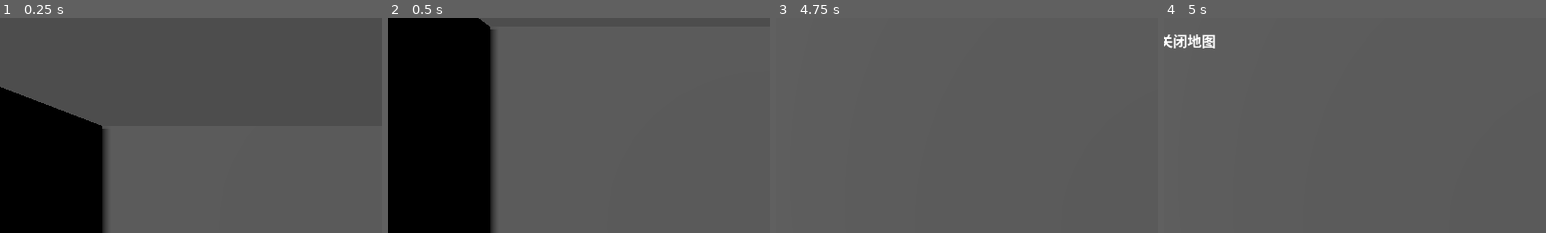
Above: before the commit, frames 1-4 (left to right).
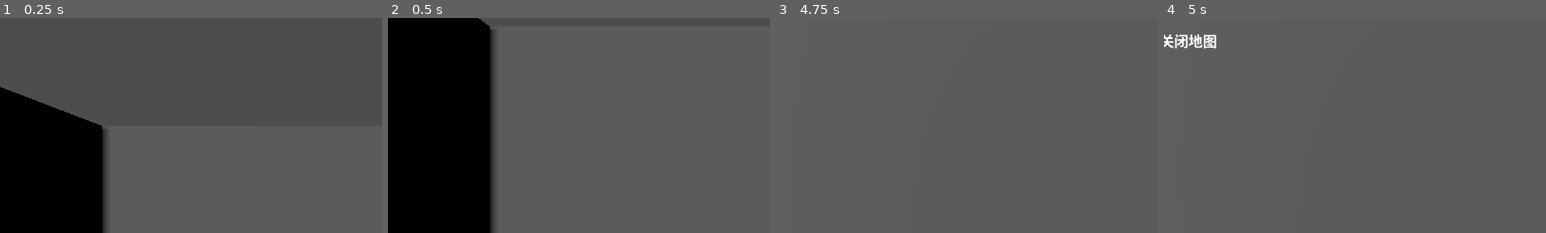
Above: after the commit, the same moments.

Repository: kenny0302/godot_sample
Game: Godot game, scene res://Main.tscn
Two runs of this game, one before a commit and one after it. Both use one fixed random seed, a clock stepped at 60 frames per second and the inputs below.
Inputs (mouse positions are % of the whole screen's width and height, from its top left):
- Up to frame 1 (0.25 s): no input
- Up to frame 2 (0.5 s): no input
- Up to frame 3 (4.75 s): tap Enter at 0.5, 2, 3.5 s; move the mouse to (55, 50) at 0.52 s; hold W (move_forward) from 0.53 s (still down); click (55, 50) at 0.67 s; tap Space at 1.25, 2.75, 4.25 s; move the mouse to (45, 50) at 1.27 s; move the mouse to (52, 48) at 2.02 s; move the mouse to (49, 52) at 2.77 s; click (49, 52) at 2.92 s; move the mouse to (57, 51) at 3.52 s; tap Q (close_minimap, bound only before the commit) at 4.15 s; move the mouse to (42, 49) at 4.27 s
- Up to frame 4 (5 s): keep holding W (move_forward); tap M (toggle_minimap) at 4.9 s
The pictures show only the part of the screen within x 0-50%, y 0-50%; the shares and areas given below are measured in that part.

Frames 1-3 are identical in both runs. In frame 4, 0.6% of the frame differs, in the area x 0-14%, y 7-15%.

Commit message:
修正小地图控制：M键切换开关
修改内容：
1. Minimap.gd
   - 恢复M键的toggle功能（开关切换）
   - 移除单独的open/close函数
   - 更新提示文字："按 M 键关闭地图"

2. project.godot
   - 移除close_minimap输入映射（Q键）
   - 保留toggle_minimap（M键）

3. README.md
   - 更新操作说明：M键开关全屏小地图
   - 移除Q键的说明

现在按M键即可切换小地图的显示和隐藏。

Diff:
--- a/Minimap.gd
+++ b/Minimap.gd
@@ -27,24 +27,15 @@
 		path_tracker.path_updated.connect(_on_path_updated)
 
 func _input(event):
-	# M键打开小地图
+	# M键切换小地图开关
 	if event.is_action_pressed("toggle_minimap"):
-		if not is_visible:
-			open_minimap()
+		toggle_minimap()
 
-	# Q键关闭小地图
-	if event.is_action_pressed("close_minimap"):
-		if is_visible:
-			close_minimap()
-
-func open_minimap():
-	is_visible = true
-	visible = true
-	update_minimap()
-
-func close_minimap():
-	is_visible = false
-	visible = false
+func toggle_minimap():
+	is_visible = not is_visible
+	visible = is_visible
+	if is_visible:
+		update_minimap()
 
 func create_minimap():
 	# 设置控件为全屏
@@ -106,7 +97,7 @@
 
 	# 添加提示文字
 	hint_label = Label.new()
-	hint_label.text = "按 Q 键关闭地图"
+	hint_label.text = "按 M 键关闭地图"
 	hint_label.horizontal_alignment = HORIZONTAL_ALIGNMENT_CENTER
 	hint_label.add_theme_font_size_override("font_size", 24)
 	hint_label.set_anchors_preset(Control.PRESET_CENTER_TOP)
--- a/project.godot
+++ b/project.godot
@@ -47,11 +47,6 @@
 "events": [Object(InputEventKey,"resource_local_to_scene":false,"resource_name":"","device":-1,"window_id":0,"alt_pressed":false,"shift_pressed":false,"ctrl_pressed":false,"meta_pressed":false,"pressed":false,"keycode":0,"physical_keycode":77,"key_label":0,"unicode":109,"echo":false,"script":null)
 ]
 }
-close_minimap={
-"deadzone": 0.5,
-"events": [Object(InputEventKey,"resource_local_to_scene":false,"resource_name":"","device":-1,"window_id":0,"alt_pressed":false,"shift_pressed":false,"ctrl_pressed":false,"meta_pressed":false,"pressed":false,"keycode":0,"physical_keycode":81,"key_label":0,"unicode":113,"echo":false,"script":null)
-]
-}
 
 [rendering]
 
Not shown, changed: README.md
